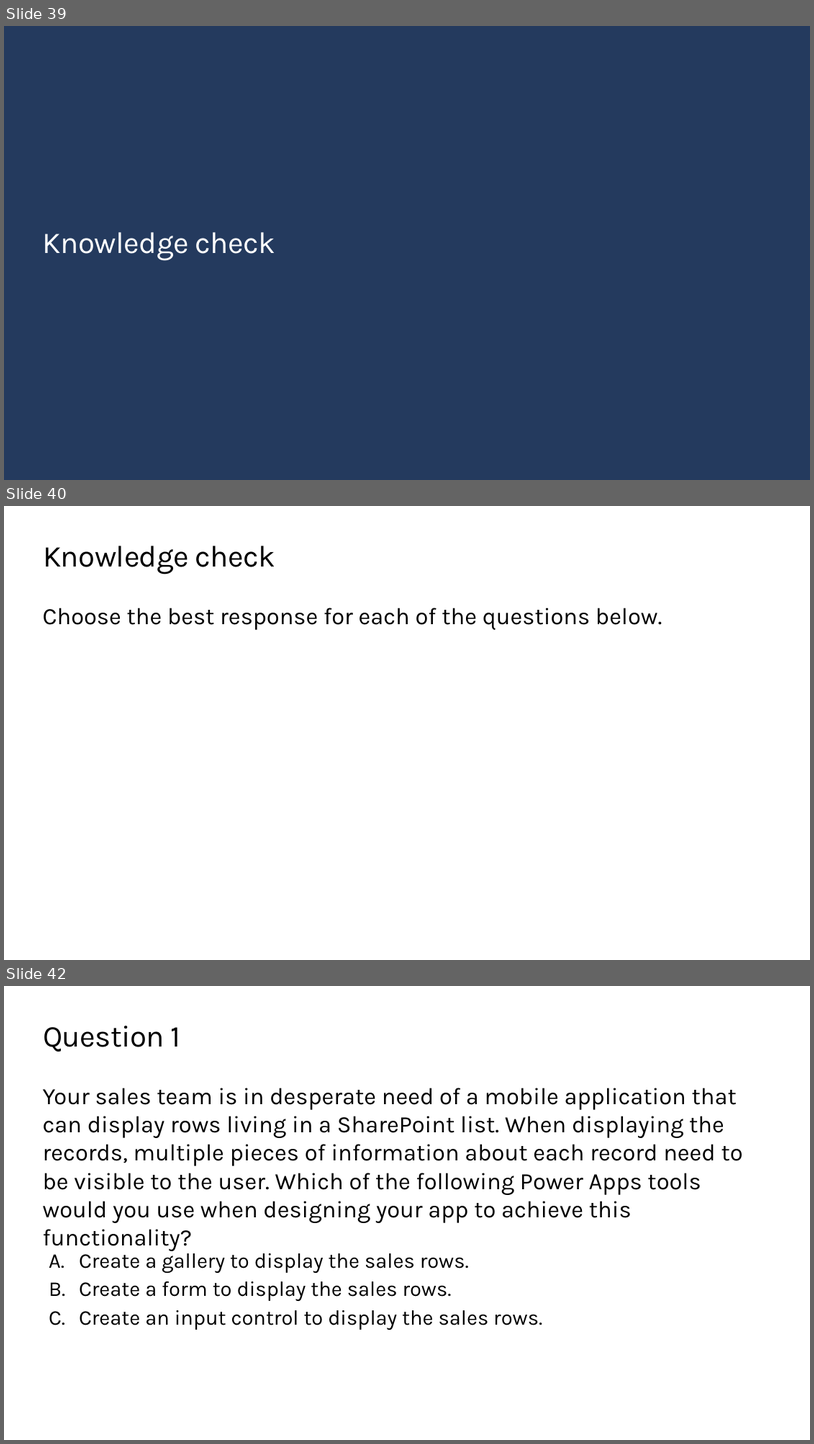
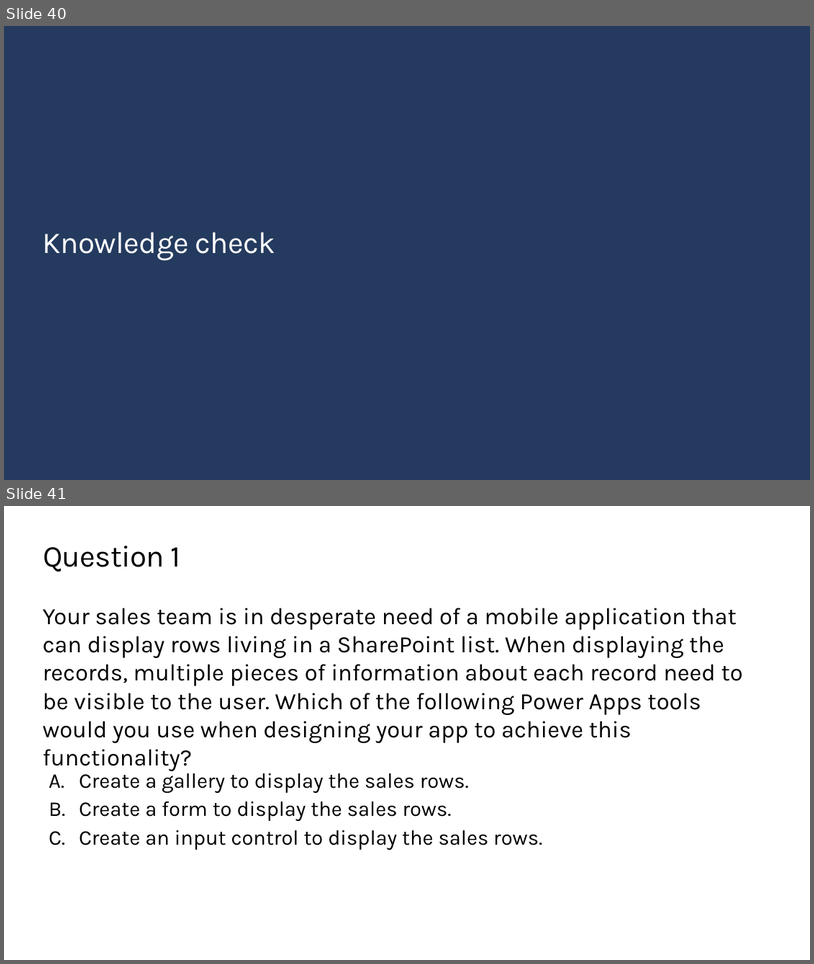
Before and after one commit to microsoft/workshop-library, a slide deck: full/power-platform-canvas-app/slides.pptx. Shown one above the other, each under a label of ours: slides 39, 40 and 42 before the commit, slides 40 and 41 after it; the slides between them are not shown. The pictures are 814x1444 and 814x964 pixels, drawn with LibreOffice and Linux fonts; fonts in the diff are those of the drawing; background and template pictures are left out. Boxes give left, top, right and bottom in pixels: in the first picture for what was removed or moved away, otherwise in the second. Text is boxed around its words. In the diff, an @@ line names an element or a change of style, - is before the commit and + after.

```diff
--- a/full/power-platform-canvas-app/slides.pptx
+++ b/full/power-platform-canvas-app/slides.pptx
@@ slide 40 removed at (x1=4, y1=506, x2=810, y2=960), background #FFFFFF @@
@@ title removed at (x1=43, y1=546, x2=276, y2=574) @@
-Knowledge check
@@ text removed at (x1=43, y1=608, x2=662, y2=630) @@
-Choose the best response for each of the questions below.
@@ what was slide 39 is now slide 40 @@
@@ what was slide 42 is now slide 41 @@
```
Also in this commit, not shown: 5 slides changed, 1 slide added, 2 other slides removed.
